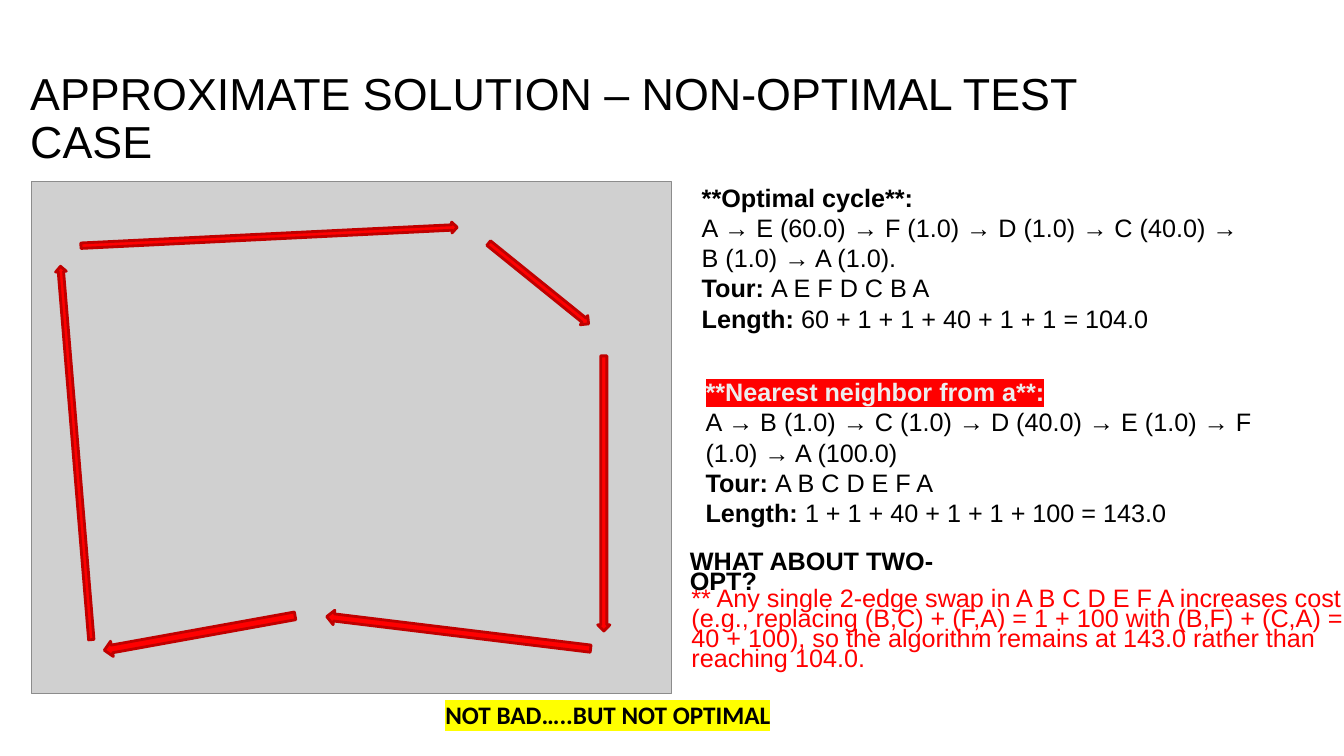
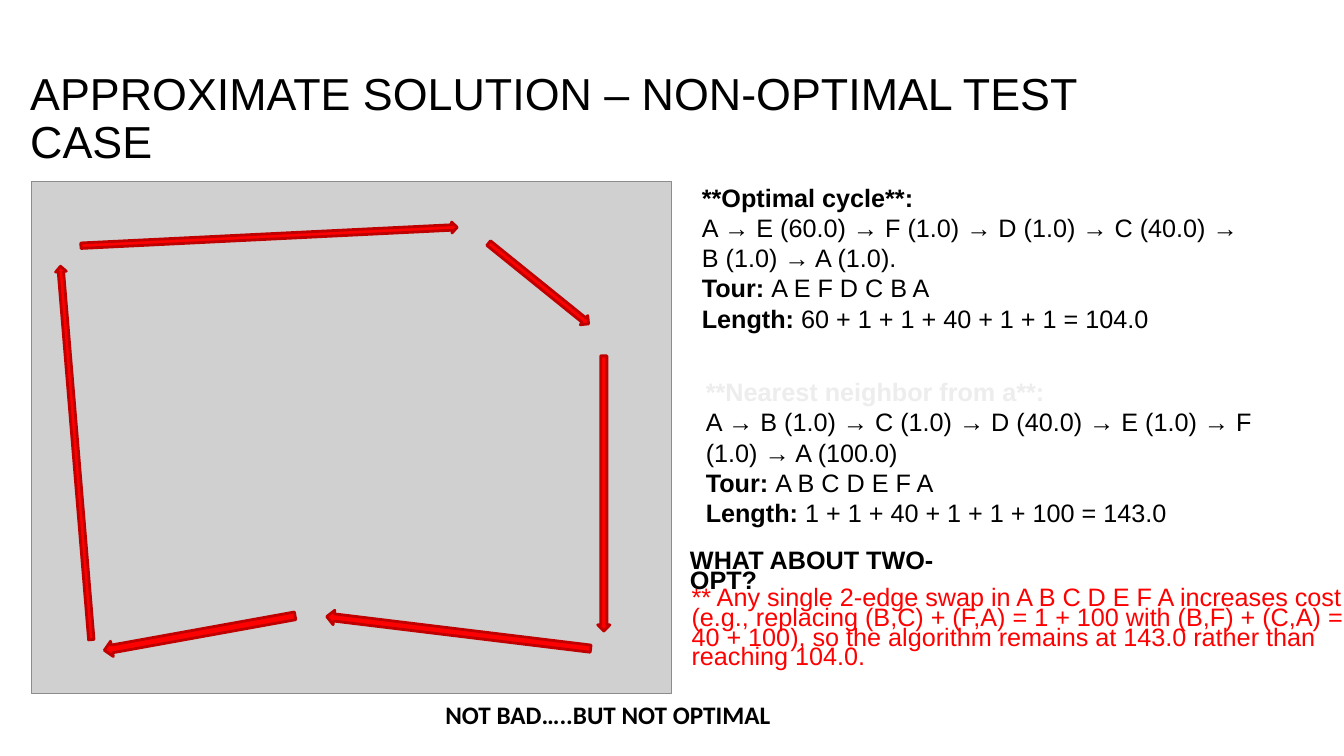
Before and after one commit to PictureOfGray/CS412-Team-NAME, a slide deck: slide 14 of presentations/TeamNAMETSP.pptx. Drawn at 1344x756 pixels with LibreOffice and Linux fonts; fonts in the diff are those of the drawing; grey boxes stand for pictures; background and template pictures are left out. Boxes give left, top, right and bottom in pixels: in the first picture for what was removed or moved away, otherwise in the second. Text is boxed around its words. In the diff, an @@ line names an element or a change of style, - is before the commit and + after.

```diff
--- a/presentations/TeamNAMETSP.pptx
+++ b/presentations/TeamNAMETSP.pptx
@@ text "**Nearest neighbor from a**:" at bbox=[706, 412, 1251, 528]: highlight #FF0000 to none in "**Nearest neighbor from a**:" @@
@@ text "WHAT ABOUT TWO-OPT?" at bbox=[690, 551, 933, 595]: line spacing 14.2pt to 14pt @@
@@ text "** Any single 2‑edge swap ..." at bbox=[692, 586, 1341, 671]: line spacing 14.2pt to 14pt @@
@@ text "NOT BAD…..BUT NOT OPTIMAL" at bbox=[445, 707, 770, 725]: highlight #FFFF00 to none @@
```
Also in this commit, not shown: 16 other slides changed, 5 slides added, 9 slides removed.
